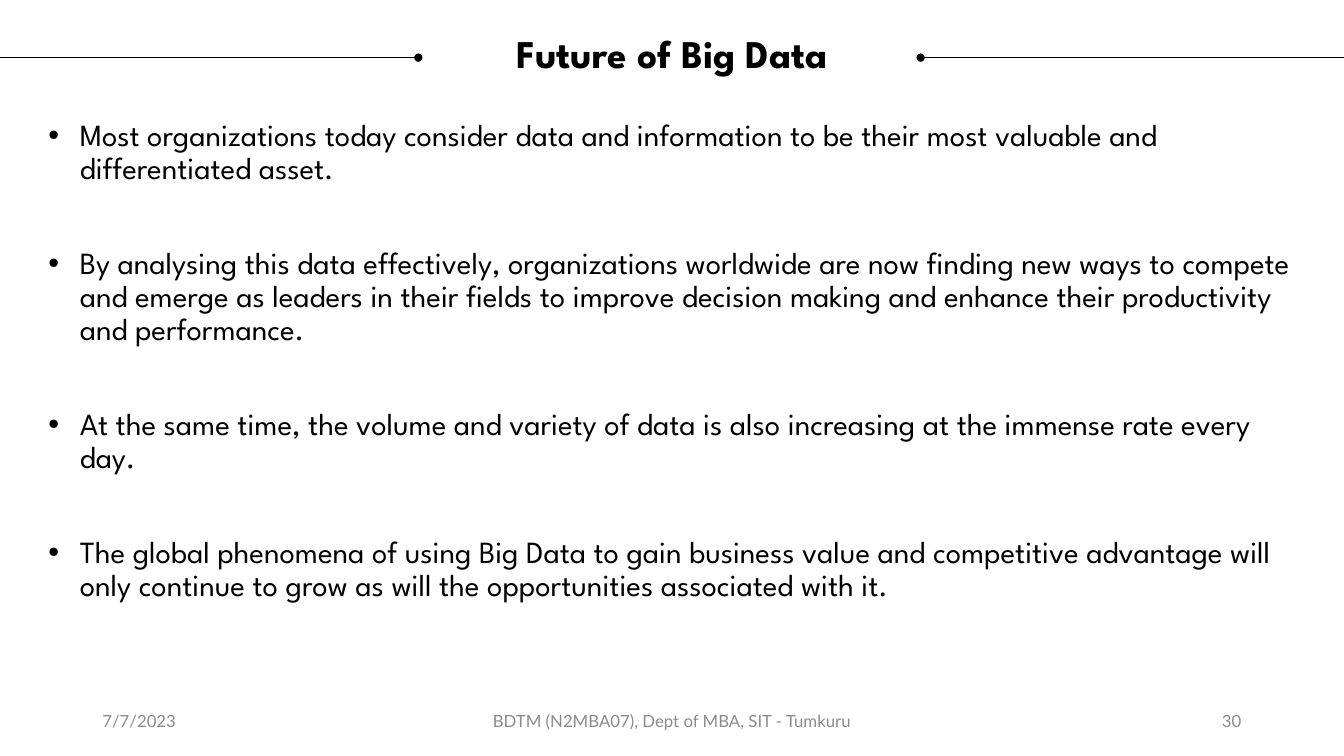
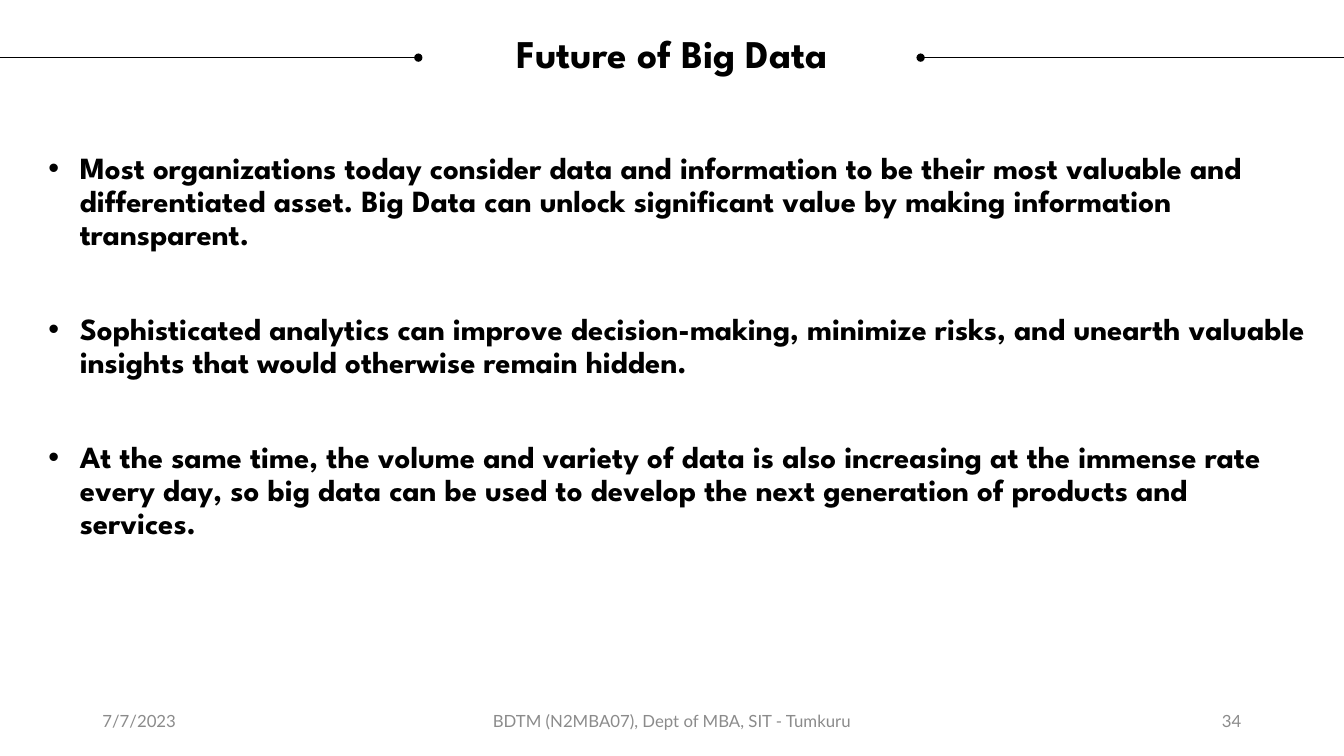
Before and after one commit to sitmbadept/sitmbadept.github.io, a slide deck: slide 34 of 2023/UNIT-1-BigData.pptx (slide 30 before the commit). Drawn at 1344x756 pixels with LibreOffice and Linux fonts; fonts in the diff are those of the drawing. Boxes give left, top, right and bottom in pixels: in the first picture for what was removed or moved away, otherwise in the second. Text is boxed around its words. In the diff, an @@ line names an element or a change of style, - is before the commit and + after.

```diff
--- a/2023/UNIT-1-BigData.pptx
+++ b/2023/UNIT-1-BigData.pptx
@@ text at [80,157,1305,535]: text changed; bold on @@
-• Most organizations today consider data and information to be their most valuable and differentiated asset.
-• By analysing this data effectively, organizations worldwide are now finding new ways to compete and emerge as leaders in their fields to improve decision making and enhance their productivity and performance.
-• At the same time, the volume and variety of data is also increasing at the immense rate every day.
-• The global phenomena of using Big Data to gain business value and competitive advantage will only continue to grow as will the opportunities associated with it.
+• Most organizations today consider data and information to be their most valuable and differentiated asset. Big Data can unlock significant value by making information transparent.
+• Sophisticated analytics can improve decision-making, minimize risks, and unearth valuable insights that would otherwise remain hidden.
+• At the same time, the volume and variety of data is also increasing at the immense rate every day, so big data can be used to develop the next generation of products and services.
@@ page number at [1222,715,1241,727]: text changed @@
-30
+34
```
Also in this commit, not shown: 9 other slides changed, 4 slides added, 1 other file.
